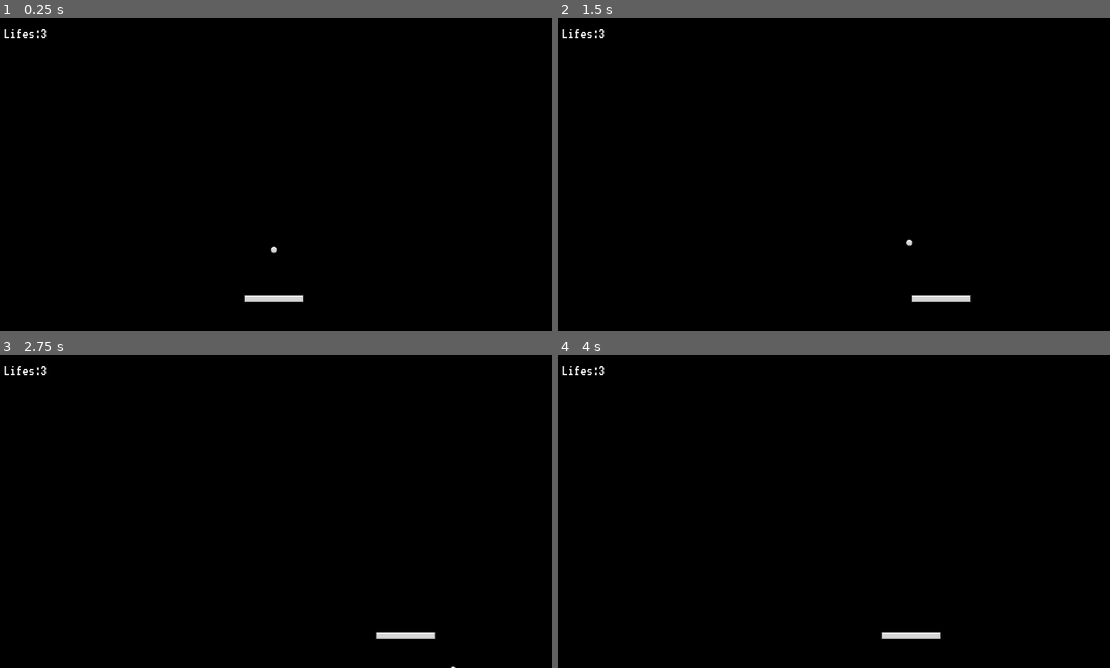
Above: before the commit, frames 1-4 (two rows, left to right).
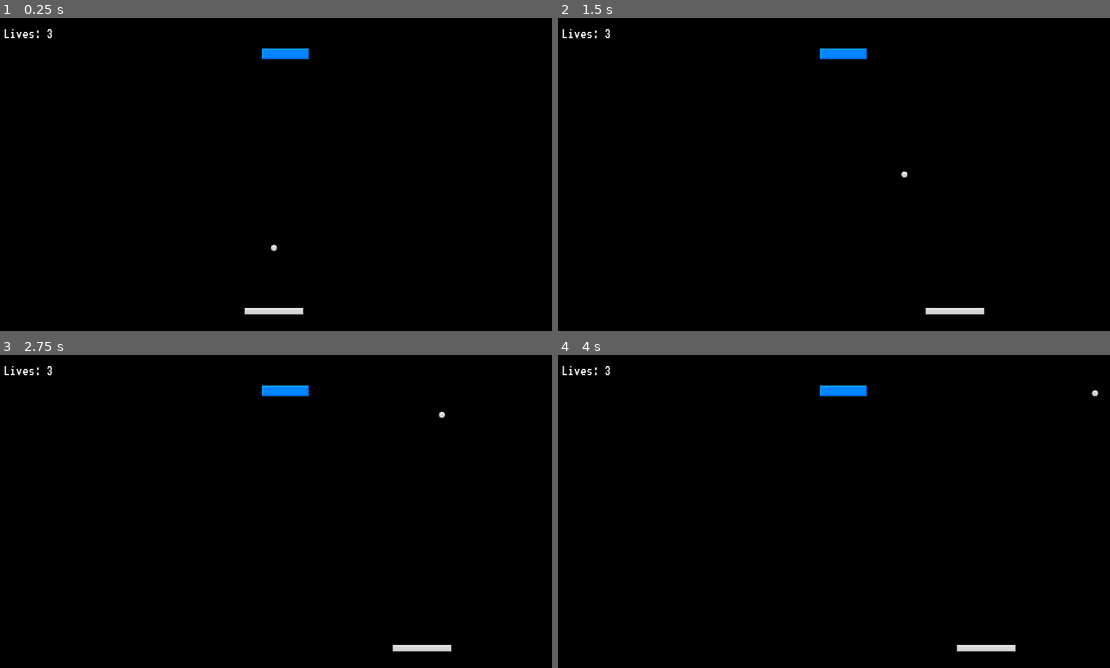
Above: after the commit, the same moments.

Repository: humorW/Brick-Breaker
Game: Godot game, scene res://Scenes/main.tscn
Two runs of this game, one before a commit and one after it. Both use one fixed random seed, a clock stepped at 60 frames per second and the inputs below.
Inputs:
- Up to frame 1 (0.25 s): no input
- Up to frame 2 (1.5 s): tap Enter at 0.5 s; hold D (right) 0.53-1.28 s; hold A (left) from 1.28 s (still down)
- Up to frame 3 (2.75 s): release A (left) at 2.03 s; hold D (right) from 2.03 s (still down)
- Up to frame 4 (4 s): tap Space at 3.5 s; release D (right) at 3.53 s; hold A (left) from 3.53 s (still down)

The runs differ from the first frame. In frame 1, 0.9% of the frame differs, in the area x 2-57%, y 3-95%; in frame 2, 1.0%, in the area x 2-78%, y 3-95%; in frame 3, 1.0%; in frame 4, 0.9%.
Error before the commit: Cannot call method 'instantiate' on a null value. (res://Scripts/brick_spawner.gd:43)

Commit message:
new update

Diff:
--- a/Scenes/ball.tscn
+++ b/Scenes/ball.tscn
@@ -1,18 +1,18 @@
-[gd_scene load_steps=4 format=3 uid="uid://tfj2ll8smshh"]
+[gd_scene load_steps=4 format=3 uid="uid://bfi0vsbaatnj4"]
 
-[ext_resource type="Script" path="res://Scripts/ball.gd" id="1_15pq0"]
-[ext_resource type="Texture2D" uid="uid://c8l7ke1ygg27h" path="res://Assets/Ball.png" id="1_rjgje"]
+[ext_resource type="Texture2D" uid="uid://c8l7ke1ygg27h" path="res://Assets/Ball.png" id="1_e1yjp"]
+[ext_resource type="Script" path="res://Scripts/ball.gd" id="1_vosn5"]
 
-[sub_resource type="CircleShape2D" id="CircleShape2D_lx05s"]
-radius = 32.0
+[sub_resource type="CircleShape2D" id="CircleShape2D_tqo6u"]
+radius = 8.0
 
 [node name="Ball" type="CharacterBody2D"]
 scale = Vector2(0.25, 0.25)
 motion_mode = 1
-script = ExtResource("1_15pq0")
+script = ExtResource("1_vosn5")
 
 [node name="Sprite2D" type="Sprite2D" parent="."]
-texture = ExtResource("1_rjgje")
+texture = ExtResource("1_e1yjp")
 
 [node name="CollisionShape2D" type="CollisionShape2D" parent="."]
-shape = SubResource("CircleShape2D_lx05s")
+shape = SubResource("CircleShape2D_tqo6u")
--- a/Scenes/brick.tscn
+++ b/Scenes/brick.tscn
@@ -1,19 +1,21 @@
-[gd_scene load_steps=4 format=3 uid="uid://bfvc1ti4qc1v7"]
+[gd_scene load_steps=4 format=3 uid="uid://tjpbuvtdyd2a"]
 
-[ext_resource type="Texture2D" uid="uid://d06ws4g0pu0q0" path="res://Assets/Brick-Blue.png" id="1_bwook"]
-[ext_resource type="Script" path="res://Scripts/brick.gd" id="1_v2vtw"]
+[ext_resource type="Script" path="res://Scripts/brick.gd" id="1_b4gmv"]
+[ext_resource type="Texture2D" uid="uid://d06ws4g0pu0q0" path="res://Assets/Brick-Blue.png" id="1_e4h3k"]
 
-[sub_resource type="RectangleShape2D" id="RectangleShape2D_0h1tu"]
-size = Vector2(100, 25)
+[sub_resource type="RectangleShape2D" id="RectangleShape2D_twmtn"]
+size = Vector2(100, 26)
 
 [node name="Brick" type="RigidBody2D"]
+collision_layer = 8
+gravity_scale = 0.0
 lock_rotation = true
 freeze = true
-script = ExtResource("1_v2vtw")
+script = ExtResource("1_b4gmv")
 
 [node name="Sprite2D" type="Sprite2D" parent="."]
 scale = Vector2(0.25, 0.25)
-texture = ExtResource("1_bwook")
+texture = ExtResource("1_e4h3k")
 
 [node name="CollisionShape2D" type="CollisionShape2D" parent="."]
-shape = SubResource("RectangleShape2D_0h1tu")
+shape = SubResource("RectangleShape2D_twmtn")
--- a/Scripts/death_zone.gd
+++ b/Scenes/death_zone.gd
@@ -1,6 +1,6 @@
 extends Area2D
 
-class_name  DeathZone
+class_name DeathZone
 
 signal life_lost
 
--- a/Scenes/death_zone.tscn
+++ b/Scenes/death_zone.tscn
@@ -1,14 +1,14 @@
-[gd_scene load_steps=3 format=3 uid="uid://by3s6rcgmkb8f"]
+[gd_scene load_steps=3 format=3 uid="uid://dyyxtd3qn6mdi"]
 
-[ext_resource type="Script" path="res://Scripts/death_zone.gd" id="1_fubk4"]
+[ext_resource type="Script" path="res://Scenes/death_zone.gd" id="1_xiekv"]
 
-[sub_resource type="RectangleShape2D" id="RectangleShape2D_1ioie"]
+[sub_resource type="RectangleShape2D" id="RectangleShape2D_t8g7k"]
 size = Vector2(1164, 20)
 
 [node name="DeathZone" type="Area2D"]
-script = ExtResource("1_fubk4")
+script = ExtResource("1_xiekv")
 
 [node name="CollisionShape2D" type="CollisionShape2D" parent="."]
-shape = SubResource("RectangleShape2D_1ioie")
+shape = SubResource("RectangleShape2D_t8g7k")
 
 [connection signal="body_entered" from="." to="." method="_on_body_entered"]
--- a/Scenes/main.tscn
+++ b/Scenes/main.tscn
@@ -1,50 +1,54 @@
-[gd_scene load_steps=7 format=3 uid="uid://b8j2hy2a0uvid"]
+[gd_scene load_steps=8 format=3 uid="uid://dl1cs3vnaemdg"]
 
-[ext_resource type="PackedScene" uid="uid://cfa1nqfx5l0p0" path="res://Scenes/paddle.tscn" id="1_6u8pb"]
-[ext_resource type="PackedScene" uid="uid://dtu2v2u66xlfm" path="res://Scenes/ui.tscn" id="1_uvdvy"]
-[ext_resource type="PackedScene" uid="uid://tfj2ll8smshh" path="res://Scenes/ball.tscn" id="2_yn55f"]
-[ext_resource type="PackedScene" uid="uid://3ooihautfapa" path="res://Scenes/wall.tscn" id="3_jfxnk"]
-[ext_resource type="PackedScene" uid="uid://by3s6rcgmkb8f" path="res://Scenes/death_zone.tscn" id="4_ey4t3"]
-[ext_resource type="Script" path="res://Scripts/brick_spawner.gd" id="6_83e2c"]
+[ext_resource type="PackedScene" uid="uid://d4f0dh4k7yuix" path="res://Scenes/paddle.tscn" id="1_d25i7"]
+[ext_resource type="PackedScene" uid="uid://bfi0vsbaatnj4" path="res://Scenes/ball.tscn" id="2_f0eid"]
+[ext_resource type="PackedScene" uid="uid://tb5whxdkf7qa" path="res://Scenes/wall.tscn" id="3_leste"]
+[ext_resource type="PackedScene" uid="uid://dyyxtd3qn6mdi" path="res://Scenes/death_zone.tscn" id="4_jvu0o"]
+[ext_resource type="PackedScene" uid="uid://cthsrqj7moamg" path="res://Scenes/ui.tscn" id="5_3eytw"]
+[ext_resource type="Script" path="res://Scripts/brick_spawner.gd" id="6_am6nt"]
+[ext_resource type="PackedScene" uid="uid://tjpbuvtdyd2a" path="res://Scenes/brick.tscn" id="7_u3jr0"]
 
-[node name="main" type="Node"]
+[node name="Main" type="Node"]
 
-[node name="UI" parent="." instance=ExtResource("1_uvdvy")]
+[node name="UI" parent="." instance=ExtResource("5_3eytw")]
 
 [node name="Camera2D" type="Camera2D" parent="."]
 
-[node name="Paddle" parent="." node_paths=PackedStringArray("camera") instance=ExtResource("1_6u8pb")]
-position = Vector2(0, 257)
+[node name="Paddle" parent="." node_paths=PackedStringArray("camera") instance=ExtResource("1_d25i7")]
+position = Vector2(0, 283)
 collision_layer = 2
-lock_rotation = true
 camera = NodePath("../Camera2D")
 
-[node name="Ball" parent="." instance=ExtResource("2_yn55f")]
-position = Vector2(0, 156)
+[node name="Ball" parent="." node_paths=PackedStringArray("death_zone", "ui") instance=ExtResource("2_f0eid")]
+position = Vector2(0, 152)
 collision_mask = 14
+death_zone = NodePath("../DeathZone")
+ui = NodePath("../UI")
 
 [node name="Walls" type="Node" parent="."]
 
-[node name="UpperWall" parent="Walls" instance=ExtResource("3_jfxnk")]
+[node name="UpperWall" parent="Walls" instance=ExtResource("3_leste")]
 position = Vector2(0, -334)
 collision_layer = 4
 
-[node name="LeftWall" parent="Walls" instance=ExtResource("3_jfxnk")]
-position = Vector2(-586, 0)
-rotation = 1.5708
-
-[node name="RightWall" parent="Walls" instance=ExtResource("3_jfxnk")]
-position = Vector2(586, 0)
+[node name="LeftWall" parent="Walls" instance=ExtResource("3_leste")]
+position = Vector2(-586, -54)
 rotation = 1.5708
 collision_layer = 4
 
-[node name="DeathZone" parent="." instance=ExtResource("4_ey4t3")]
-position = Vector2(0, 360)
+[node name="RightWall" parent="Walls" instance=ExtResource("3_leste")]
+position = Vector2(586, -54)
+rotation = 1.5708
+collision_layer = 4
+
+[node name="DeathZone" parent="." instance=ExtResource("4_jvu0o")]
+position = Vector2(0, 393)
 
 [node name="BrickSpawner" type="Node" parent="." node_paths=PackedStringArray("spawn_start")]
-script = ExtResource("6_83e2c")
+script = ExtResource("6_am6nt")
+brick_scene = ExtResource("7_u3jr0")
 margin = Vector2(80, 20)
 spawn_start = NodePath("../Marker2D")
 
 [node name="Marker2D" type="Marker2D" parent="."]
-position = Vector2(1, -250)
+position = Vector2(0, -250)
--- a/Scenes/paddle.tscn
+++ b/Scenes/paddle.tscn
@@ -1,20 +1,19 @@
-[gd_scene load_steps=4 format=3 uid="uid://cfa1nqfx5l0p0"]
+[gd_scene load_steps=4 format=3 uid="uid://d4f0dh4k7yuix"]
 
-[ext_resource type="Script" path="res://Scripts/paddle.gd" id="1_6v0bv"]
-[ext_resource type="Texture2D" uid="uid://ckbmlemetbql1" path="res://Assets/Paddle.png" id="1_d6h7l"]
+[ext_resource type="Texture2D" uid="uid://ckbmlemetbql1" path="res://Assets/Paddle.png" id="1_1stf1"]
+[ext_resource type="Script" path="res://Scripts/paddle.gd" id="1_u6ooe"]
 
-[sub_resource type="RectangleShape2D" id="RectangleShape2D_vbyyp"]
-size = Vector2(492, 56)
+[sub_resource type="RectangleShape2D" id="RectangleShape2D_f2yxu"]
+size = Vector2(124, 16)
 
-[node name="paddle" type="RigidBody2D"]
-gravity_scale = 2.66454e-15
-script = ExtResource("1_6v0bv")
+[node name="Paddle" type="RigidBody2D"]
+gravity_scale = 0.0
+lock_rotation = true
+script = ExtResource("1_u6ooe")
 
 [node name="Sprite2D" type="Sprite2D" parent="."]
 scale = Vector2(0.25, 0.25)
-texture = ExtResource("1_d6h7l")
+texture = ExtResource("1_1stf1")
 
 [node name="CollisionShape2D" type="CollisionShape2D" parent="."]
-position = Vector2(2.08165e-12, 2.08165e-12)
-scale = Vector2(0.25, 0.25)
-shape = SubResource("RectangleShape2D_vbyyp")
+shape = SubResource("RectangleShape2D_f2yxu")
--- a/Scenes/ui.tscn
+++ b/Scenes/ui.tscn
@@ -1,16 +1,16 @@
-[gd_scene load_steps=5 format=3 uid="uid://dtu2v2u66xlfm"]
+[gd_scene load_steps=5 format=3 uid="uid://cthsrqj7moamg"]
 
-[ext_resource type="Script" path="res://Scripts/ui.gd" id="1_afham"]
-[ext_resource type="FontFile" uid="uid://b4pqfbvte11k6" path="res://Assets/VT323-Regular.ttf" id="2_hpc53"]
+[ext_resource type="FontFile" uid="uid://b4pqfbvte11k6" path="res://Assets/VT323-Regular.ttf" id="1_bhec8"]
+[ext_resource type="Script" path="res://Scripts/ui.gd" id="1_plqj1"]
 
-[sub_resource type="StyleBoxFlat" id="StyleBoxFlat_g2xxa"]
-bg_color = Color(0.658824, 0, 0.0588235, 1)
+[sub_resource type="StyleBoxFlat" id="StyleBoxFlat_02pp4"]
+bg_color = Color(0.658824, 0, 0.141176, 1)
 
-[sub_resource type="StyleBoxFlat" id="StyleBoxFlat_lj32s"]
-bg_color = Color(0, 0.690196, 0.65098, 1)
+[sub_resource type="StyleBoxFlat" id="StyleBoxFlat_svoin"]
+bg_color = Color(0.188235, 0.690196, 0.607843, 1)
 
 [node name="UI" type="CanvasLayer"]
-script = ExtResource("1_afham")
+script = ExtResource("1_plqj1")
 
 [node name="MarginContainer" type="MarginContainer" parent="."]
 anchors_preset = 15
@@ -18,7 +18,6 @@
 anchor_bottom = 1.0
 grow_horizontal = 2
 grow_vertical = 2
-size_flags_vertical = 0
 theme_override_constants/margin_left = 16
 theme_override_constants/margin_top = 16
 theme_override_constants/margin_right = 16
@@ -27,15 +26,15 @@
 [node name="HBoxContainer" type="HBoxContainer" parent="MarginContainer"]
 layout_mode = 2
 
-[node name="LifesLabel" type="Label" parent="MarginContainer/HBoxContainer"]
+[node name="LivesLabel" type="Label" parent="MarginContainer/HBoxContainer"]
 unique_name_in_owner = true
 texture_filter = 1
 layout_mode = 2
 size_flags_horizontal = 0
 size_flags_vertical = 0
-theme_override_fonts/font = ExtResource("2_hpc53")
+theme_override_fonts/font = ExtResource("1_bhec8")
 theme_override_font_sizes/font_size = 32
-text = "Lifes:3"
+text = "Lives 3"
 
 [node name="GameLostContainer" type="CenterContainer" parent="."]
 visible = false
@@ -48,33 +47,25 @@
 [node name="Panel" type="Panel" parent="GameLostContainer"]
 custom_minimum_size = Vector2(300, 300)
 layout_mode = 2
-theme_override_styles/panel = SubResource("StyleBoxFlat_g2xxa")
+theme_override_styles/panel = SubResource("StyleBoxFlat_02pp4")
 
 [node name="VBoxContainer" type="VBoxContainer" parent="GameLostContainer/Panel"]
 layout_mode = 1
-anchors_preset = 8
-anchor_left = 0.5
-anchor_top = 0.5
-anchor_right = 0.5
-anchor_bottom = 0.5
-offset_left = -145.0
-offset_top = -30.0
-offset_right = 149.0
-offset_bottom = 31.0
+anchors_preset = 15
+anchor_right = 1.0
+anchor_bottom = 1.0
 grow_horizontal = 2
 grow_vertical = 2
 alignment = 1
 
 [node name="Label" type="Label" parent="GameLostContainer/Panel/VBoxContainer"]
 layout_mode = 2
-text = "YOU HAVE LOST
-"
+text = "YOU HAVE LOST"
 horizontal_alignment = 1
 vertical_alignment = 1
 
 [node name="GameLostButton" type="Button" parent="GameLostContainer/Panel/VBoxContainer"]
 layout_mode = 2
-size_flags_vertical = 8
 text = "RESTART GAME"
 
 [node name="LevelWonContainer" type="CenterContainer" parent="."]
@@ -88,34 +79,26 @@
 [node name="Panel" type="Panel" parent="LevelWonContainer"]
 custom_minimum_size = Vector2(300, 300)
 layout_mode = 2
-theme_override_styles/panel = SubResource("StyleBoxFlat_lj32s")
+theme_override_styles/panel = SubResource("StyleBoxFlat_svoin")
 
 [node name="VBoxContainer" type="VBoxContainer" parent="LevelWonContainer/Panel"]
 layout_mode = 1
-anchors_preset = 8
-anchor_left = 0.5
-anchor_top = 0.5
-anchor_right = 0.5
-anchor_bottom = 0.5
-offset_left = -145.0
-offset_top = -30.0
-offset_right = 149.0
-offset_bottom = 31.0
+anchors_preset = 15
+anchor_right = 1.0
+anchor_bottom = 1.0
 grow_horizontal = 2
 grow_vertical = 2
 alignment = 1
 
 [node name="Label" type="Label" parent="LevelWonContainer/Panel/VBoxContainer"]
 layout_mode = 2
-text = "YOU HAVE WONE THE LEVEL
-"
+text = "YOU HAVE WON THE LEVEL"
 horizontal_alignment = 1
 vertical_alignment = 1
 
 [node name="LevelWonButton" type="Button" parent="LevelWonContainer/Panel/VBoxContainer"]
 layout_mode = 2
-size_flags_vertical = 8
-text = "GO TO NEXT LEVEL"
+text = "Go To Next Level"
 
 [connection signal="pressed" from="GameLostContainer/Panel/VBoxContainer/GameLostButton" to="." method="_on_game_lost_button_pressed"]
 [connection signal="pressed" from="LevelWonContainer/Panel/VBoxContainer/LevelWonButton" to="." method="_on_level_won_button_pressed"]
--- a/Scripts/ball.gd
+++ b/Scripts/ball.gd
@@ -7,7 +7,7 @@
 const VELOCITY_LIMIT = 40
 
 @export var ball_speed = 15
-@export var lifes = 3
+@export var lives = 3
 @export var death_zone: DeathZone
 @export var ui: UI
 
@@ -17,23 +17,23 @@
 
 @onready var collision_shape_2d = $CollisionShape2D
 
-
-func _read():
-	ui.set_lifes(lifes)
+func _ready():
+	ui.set_lives(lives)
 	start_position = position
 	death_zone.life_lost.connect(on_life_lost)
 
-func _physics_process(delta):
+func  _physics_process(delta):
 	var collision = move_and_collide(velocity * ball_speed * delta)
-	if(!collision):
+	if (!collision):
 		return
 
 	var collider = collision.get_collider()
 	if collider is Brick:
 		collider.decrease_level()
 
-	if (collider is Brick or collider is Paddle):
+	if collider is Brick or collider is Paddle:
 		ball_collision(collider)
+
 	else:
 		velocity = velocity.bounce(collision.get_normal())
 
@@ -41,23 +41,22 @@
 	position = start_position
 	randomize()
 
-	velocity = Vector2(randf_range(-1, 1), randf_range(-.1, 1)).normalized() * ball_speed
+	velocity = Vector2(randf_range(-1, 1), randf_range(-.1, -1)).normalized() * ball_speed
 
 func on_life_lost():
-	lifes -= 1
-	if lifes == 0:
+	lives -= 1
+	if lives == 0:
 		ui.game_over()
 	else:
 		life_lost.emit()
 		reset_ball()
-		ui.set_lifes(lifes)
+		ui.set_lives(lives)
 
 func reset_ball():
 	position = start_position
 	velocity = Vector2.ZERO
 
 func ball_collision(collider):
-
 	var ball_width = collision_shape_2d.shape.get_rect().size.x
 	var ball_center_x = position.x
 	var collider_width = collider.get_width()
@@ -76,8 +75,8 @@
 	else:
 		last_collider_id == collider.get_rid()
 
+	new_velocity.y = sqrt(absf(velocity_xy * velocity_xy - new_velocity.x * new_velocity.x)) *(-1 if velocity.y > 0 else 1)
 
-	new_velocity.y = sqrt(absf(velocity_xy* velocity_xy -new_velocity.x * new_velocity.x)) * (-1 if velocity.y > 0 else 1)
 	var speed_multiplier = speed_up_factor if collider is Paddle else 1
 
 	velocity = (new_velocity * speed_multiplier).limit_length(VELOCITY_LIMIT)
--- a/Scripts/brick.gd
+++ b/Scripts/brick.gd
@@ -9,18 +9,17 @@
 @onready var sprite_2d = $Sprite2D
 @onready var collision_shape_2d = $CollisionShape2D
 
-var sprites: Array[Texture2D] = [
-	preload("res://Assets/Brick-Yellow.png"),
+var  sprites: Array[Texture2D] = [
 	preload("res://Assets/Brick-Blue.png"),
+	preload("res://Assets/Brick-Gray.png"),
+	preload("res://Assets/Brick-Green.png"),
 	preload("res://Assets/Brick-Orange.png"),
-	preload("res://Assets/Brick-Green.png"),
-	preload("res://Assets/Brick-Gray.png"),
 	preload("res://Assets/Brick-Red.png"),
+	preload("res://Assets/Brick-Yellow.png")
 ]
 
 func get_size():
 	return collision_shape_2d.shape.get_rect().size * sprite_2d.scale
-
 
 func set_level(new_level: int):
 	level = new_level
@@ -31,7 +30,6 @@
 		set_level(level - 1)
 	else:
 		fade_out()
-
 
 func fade_out():
 	collision_shape_2d.disabled = true
--- a/Scripts/brick_spawner.gd
+++ b/Scripts/brick_spawner.gd
@@ -1,15 +1,15 @@
 extends Node
 
-class_name  BrickSpawner
+class_name BrickSpawner
 
 const COLUMNS = 5
-const ROWS = 6
+const  ROWS = 6
 
 @onready var ball = $"../Ball" as Ball
 @onready var ui = $"../UI" as UI
 
 @export var brick_scene: PackedScene
-@export var margin: Vector2 = Vector2(8,8)
+@export var margin: Vector2 = Vector2(8, 8)
 @export var spawn_start: Marker2D
 
 var brick_count = 0
@@ -18,14 +18,15 @@
 func _ready():
 	spawn_from_definition(LevelDefinitions.get_current_level())
 
+
 func spawn():
 	var test_brick = brick_scene.instantiate() as Brick
 	add_child(test_brick)
 	var brick_size = test_brick.get_size()
 	test_brick.queue_free()
 
-	var row_width = brick_size.x * COLUMNS + margin.x * (COLUMNS - 1)
-	var spawn_position_x = (-row_width * brick_size.x + margin.x) / 2
+	var row_width = brick_size.x * COLUMNS + margin.x * (COLUMNS -1)
+	var spawn_position_x = (-row_width + brick_size.x + margin.x) / 1.6
 	var spawn_position_y = spawn_start.position.y
 
 	for i in ROWS:
@@ -39,34 +40,35 @@
 			brick.brick_destroyed.connect(on_brick_destroyed)
 			brick_count += 1
 
-func spawn_from_definition(level_defintion):
+func spawn_from_definition(level_definition):
 	var test_brick = brick_scene.instantiate() as Brick
 	add_child(test_brick)
 	var brick_size = test_brick.get_size()
 	test_brick.queue_free()
 
-	var rows = level_defintion.size()
-	var columns = level_defintion[0].size()
+	var rows = level_definition.size()
+	var columns = level_definition[0].size()
 
-
-	var row_width = brick_size.x * columns + margin.x * (columns - 1)
-	var spawn_position_x = (-row_width * brick_size.x + margin.x) / 2
+	var row_width = brick_size.x * columns + margin.x * (columns -1)
+	var spawn_position_x = (-row_width + brick_size.x + margin.x) / 1.6
 	var spawn_position_y = spawn_start.position.y
 
 	for i in rows:
 		for j in columns:
-			if level_defintion[i][j] == 0:
+			if level_definition [i][j] == 0:
 				continue
 
 			var brick = brick_scene.instantiate() as Brick
 			add_child(brick)
-			brick.set_level(level_defintion[i][j])
+			brick.set_level(level_definition[i][j])
 			var x = spawn_position_x + j * (margin.x + brick.get_size().x)
 			var y = spawn_position_y + i * (margin.y + brick.get_size().y)
 			brick.set_position(Vector2(x, y))
 			brick.brick_destroyed.connect(on_brick_destroyed)
 			brick_count += 1
 
+
+
 func on_brick_destroyed():
 	brick_count -= 1
 	if brick_count == 0:
--- a/Scripts/level_definitions.gd
+++ b/Scripts/level_definitions.gd
@@ -3,19 +3,18 @@
 var current_level = 1
 
 var level_1 = [
-	[0,1,0]
+	[0, 1, 0]
 ]
 
 var level_2 = [
-	[5,5,5,5,5,5,5,5],
-	[5,5,4,4,4,5,5,5],
-	[0,0,5,5,5,3,0,0],
-	[2,2,2,4,4,4,5,5],
-	[1,1,1,1,1,1,1,1]
+	[5, 5, 5, 5, 5, 5, 5, 5],
+	[5, 5, 4, 4, 4, 5, 5, 5],
+	[0, 0, 5, 5, 5, 3, 0, 0],
+	[2, 2, 2, 4, 4, 4, 5, 5],
+	[1, 1, 1, 1, 1, 1, 1, 1]
 ]
 
 var levels = [level_1, level_2]
 
 func get_current_level():
-	print(levels[0])
 	return levels[current_level - 1]
--- a/Scripts/paddle.gd
+++ b/Scripts/paddle.gd
@@ -1,23 +1,22 @@
 extends RigidBody2D
 
-class_name  Paddle
+class_name Paddle
 
 var direction = Vector2.ZERO
 var camera_rect: Rect2
 var half_paddle_width: float
 var is_ball_started = false
 
-@export var speed = 400
+@export var speed = 450
 @export var camera: Camera2D
+
 @onready var ball = $"../Ball" as Ball
-
-
-@onready var collision_shape_2D = $CollisionShape2D
+@onready var collision_shape_2d = $CollisionShape2D
 
 func _ready():
 	ball.life_lost.connect(on_ball_lost)
 	camera_rect = camera.get_viewport_rect()
-	half_paddle_width = collision_shape_2D.shape.get_rect().size.x / 2 * scale.x
+	half_paddle_width = collision_shape_2d.shape.get_rect().size.x / 2 * scale.x
 
 func _physics_process(delta):
 	linear_velocity = speed * direction
@@ -28,13 +27,13 @@
 
 	if global_position.x - half_paddle_width < camera_start_x:
 		global_position.x = camera_start_x + half_paddle_width
-	elif  global_position.x + half_paddle_width > camera_end_x:
+	elif global_position.x + half_paddle_width > camera_end_x:
 		global_position.x = camera_end_x - half_paddle_width
 
 func _input(event):
 	if Input.is_action_pressed("left"):
 		direction = Vector2.LEFT
-	elif  Input.is_action_pressed("right"):
+	elif Input.is_action_pressed("right"):
 		direction = Vector2.RIGHT
 	else:
 		direction = Vector2.ZERO
@@ -44,8 +43,8 @@
 		is_ball_started = true
 
 func on_ball_lost():
-	is_ball_started = false
-	direction = Vector2.ZERO
+		is_ball_started = false
+		direction = Vector2.ZERO
 
 func get_width():
-	return collision_shape_2D.shape.get_rect().size.x
+	return collision_shape_2d.shape.get_rect().size.x
--- a/Scripts/ui.gd
+++ b/Scripts/ui.gd
@@ -1,17 +1,17 @@
 extends CanvasLayer
 
-class_name  UI
+class_name UI
 
-
-@onready var lifes_label = %LifesLabel
-@onready var GameLostContainer = $GameLostContainer
+@onready var lives_label = %LivesLabel
+@onready var game_lost_container = $GameLostContainer
 @onready var level_won_container = $LevelWonContainer
 
-func set_lifes(lifes: int):
-	lifes_label.text = "lifes: %d" % lifes
+func set_lives(lives: int):
+	lives_label.text = "Lives: %d" % lives
 
-func game_over():
-	GameLostContainer.show()
+func  game_over():
+	game_lost_container.show()
+
 
 func _on_game_lost_button_pressed():
 	get_tree().reload_current_scene()
--- a/icon.svg
+++ /dev/null
@@ -1 +0,0 @@
-<svg height="128" width="128" xmlns="http://www.w3.org/2000/svg"><rect x="2" y="2" width="124" height="124" rx="14" fill="#363d52" stroke="#212532" stroke-width="4"/><g transform="scale(.101) translate(122 122)"><g fill="#fff"><path d="M105 673v33q407 354 814 0v-33z"/><path fill="#478cbf" d="m105 673 152 14q12 1 15 14l4 67 132 10 8-61q2-11 15-15h162q13 4 15 15l8 61 132-10 4-67q3-13 15-14l152-14V427q30-39 56-81-35-59-83-108-43 20-82 47-40-37-88-64 7-51 8-102-59-28-123-42-26 43-46 89-49-7-98 0-20-46-46-89-64 14-123 42 1 51 8 102-48 27-88 64-39-27-82-47-48 49-83 108 26 42 56 81zm0 33v39c0 276 813 276 813 0v-39l-134 12-5 69q-2 10-14 13l-162 11q-12 0-16-11l-10-65H447l-10 65q-4 11-16 11l-162-11q-12-3-14-13l-5-69z"/><path d="M483 600c3 34 55 34 58 0v-86c-3-34-55-34-58 0z"/><circle cx="725" cy="526" r="90"/><circle cx="299" cy="526" r="90"/></g><g fill="#414042"><circle cx="307" cy="532" r="60"/><circle cx="717" cy="532" r="60"/></g></g></svg>
--- a/project.godot
+++ b/project.godot
@@ -10,10 +10,9 @@
 
 [application]
 
-config/name="Brick Breaker"
+config/name="BrickBreaker"
 run/main_scene="res://Scenes/main.tscn"
 config/features=PackedStringArray("4.1", "Forward Plus")
-config/icon="res://icon.svg"
 
 [autoload]
 
@@ -28,13 +27,13 @@
 left={
 "deadzone": 0.5,
 "events": [Object(InputEventKey,"resource_local_to_scene":false,"resource_name":"","device":-1,"window_id":0,"alt_pressed":false,"shift_pressed":false,"ctrl_pressed":false,"meta_pressed":false,"pressed":false,"keycode":0,"physical_keycode":65,"key_label":0,"unicode":97,"echo":false,"script":null)
-, Object(InputEventKey,"resource_local_to_scene":false,"resource_name":"","device":0,"window_id":0,"alt_pressed":false,"shift_pressed":false,"ctrl_pressed":false,"meta_pressed":false,"pressed":false,"keycode":0,"physical_keycode":4194319,"key_label":0,"unicode":0,"echo":false,"script":null)
+, Object(InputEventKey,"resource_local_to_scene":false,"resource_name":"","device":-1,"window_id":0,"alt_pressed":false,"shift_pressed":false,"ctrl_pressed":false,"meta_pressed":false,"pressed":false,"keycode":0,"physical_keycode":4194319,"key_label":0,"unicode":0,"echo":false,"script":null)
 ]
 }
 right={
 "deadzone": 0.5,
 "events": [Object(InputEventKey,"resource_local_to_scene":false,"resource_name":"","device":-1,"window_id":0,"alt_pressed":false,"shift_pressed":false,"ctrl_pressed":false,"meta_pressed":false,"pressed":false,"keycode":0,"physical_keycode":68,"key_label":0,"unicode":100,"echo":false,"script":null)
-, Object(InputEventKey,"resource_local_to_scene":false,"resource_name":"","device":0,"window_id":0,"alt_pressed":false,"shift_pressed":false,"ctrl_pressed":false,"meta_pressed":false,"pressed":false,"keycode":0,"physical_keycode":4194321,"key_label":0,"unicode":0,"echo":false,"script":null)
+, Object(InputEventKey,"resource_local_to_scene":false,"resource_name":"","device":-1,"window_id":0,"alt_pressed":false,"shift_pressed":false,"ctrl_pressed":false,"meta_pressed":false,"pressed":false,"keycode":0,"physical_keycode":4194321,"key_label":0,"unicode":0,"echo":false,"script":null)
 ]
 }
 
@@ -42,7 +41,7 @@
 
 2d_physics/layer_1="ball"
 2d_physics/layer_2="paddle"
-2d_physics/layer_3="wall"
+2d_physics/layer_3="walls"
 2d_physics/layer_4="brick"
 
 [rendering]
Not shown: 1 places in Scenes/wall.tscn that only renumber resources
Not shown, removed: icon.svg.import
